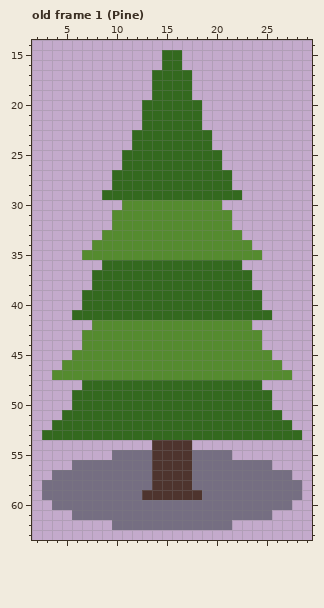
Two states of a pixel-art file, Ase/Sprites/Trees.aseprite. The first picture shows the starting point.
32x64 pixels, 3 frames. Shown: old frame 1 (Pine): x 2..29, y 14..63.
After the commit:
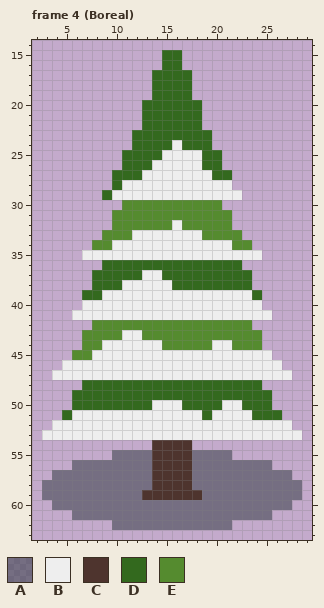
Palette (. is transparent): A #2632387f  B #eeeeee  C #4e342e  D #33691e  E #558b2f
A new or re-ordered frame is compared with the old frame closest to it.
From the commit log: Added boreal trees this texture is garbage
Difference:
frames 3 -> 4
Frame 4 (Boreal) is new; against old frame 1 (Pine):
y 24: x 16 D -> B
y 25: x 15..18 DDDD -> BBBB
y 26: x 14..18 DDDDD -> BBBBB
y 27: x 13..19 DDDDDDD -> BBBBBBB
y 28: x 11..21 DDDDDDDDDDD -> BBBBBBBBBBB
y 29: x 10..22 DDDDDDDDDDDDD -> BBBBBBBBBBBBB
y 32: x 16 E -> B
y 33: x 12..18 EEEEEEE -> BBBBBBB
y 34: x 10..21 EEEEEEEEEEEE -> BBBBBBBBBBBB
y 35: x 7..24 EEEEEEEEEEEEEEEEEE -> BBBBBBBBBBBBBBBBBB
y 37: x 13..14 DD -> BB
y 38: x 11..15 DDDDD -> BBBBB
y 39: x 9..23 DDDDDDDDDDDDDDD -> BBBBBBBBBBBBBBB
y 40: x 7..24 DDDDDDDDDDDDDDDDDD -> BBBBBBBBBBBBBBBBBB
y 41: x 6..25 DDDDDDDDDDDDDDDDDDDD -> BBBBBBBBBBBBBBBBBBBB
y 43: x 11..12 EE -> BB
y 44: x 9..14 EEEEEE -> BBBBBB; x 20..21 EE -> BB
y 45: x 8..25 EEEEEEEEEEEEEEEEEE -> BBBBBBBBBBBBBBBBBB
y 46: x 5..26 EEEEEEEEEEEEEEEEEEEEEE -> BBBBBBBBBBBBBBBBBBBBBB
y 47: x 4..27 EEEEEEEEEEEEEEEEEEEEEEEE -> BBBBBBBBBBBBBBBBBBBBBBBB
y 50: x 14..16 DDD -> BBB; x 21..22 DD -> BB
y 51: x 6..18 DDDDDDDDDDDDD -> BBBBBBBBBBBBB; x 20..23 DDDD -> BBBB
y 52: x 4..27 DDDDDDDDDDDDDDDDDDDDDDDD -> BBBBBBBBBBBBBBBBBBBBBBBB
y 53: x 3..28 DDDDDDDDDDDDDDDDDDDDDDDDDD -> BBBBBBBBBBBBBBBBBBBBBBBBBB
Boxes around the changes in both pictures, in picture pixels (x1, y1, x2, y2):
changed: (42, 140, 302, 440)
